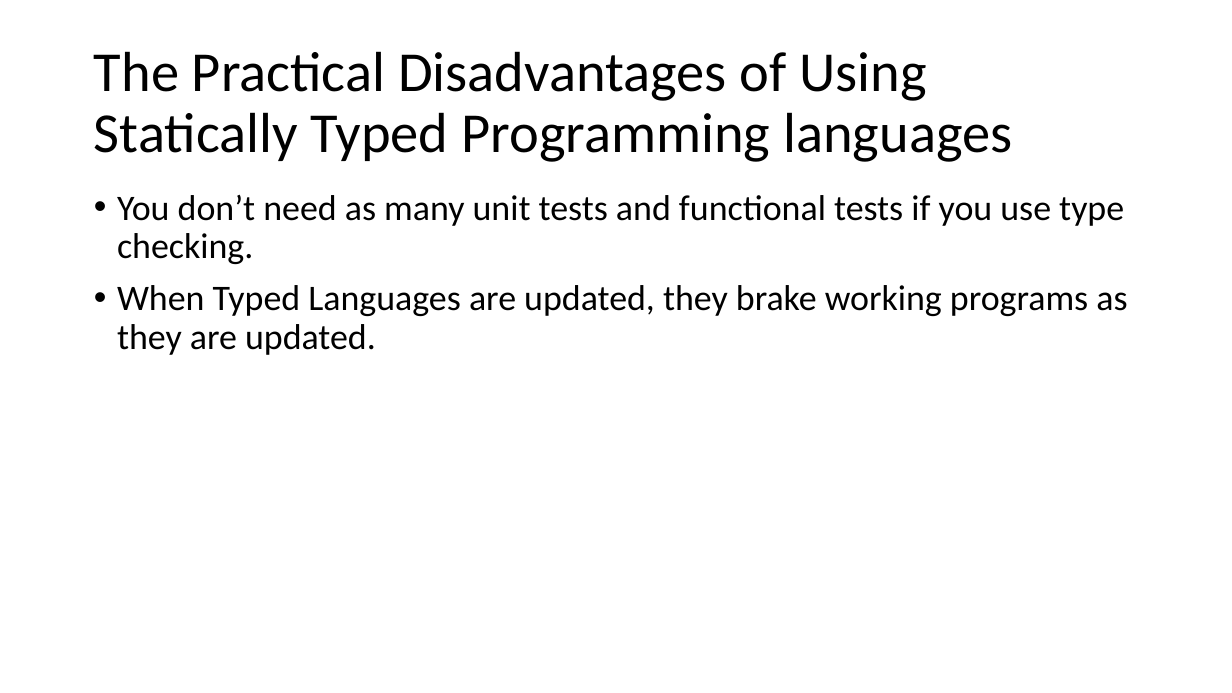
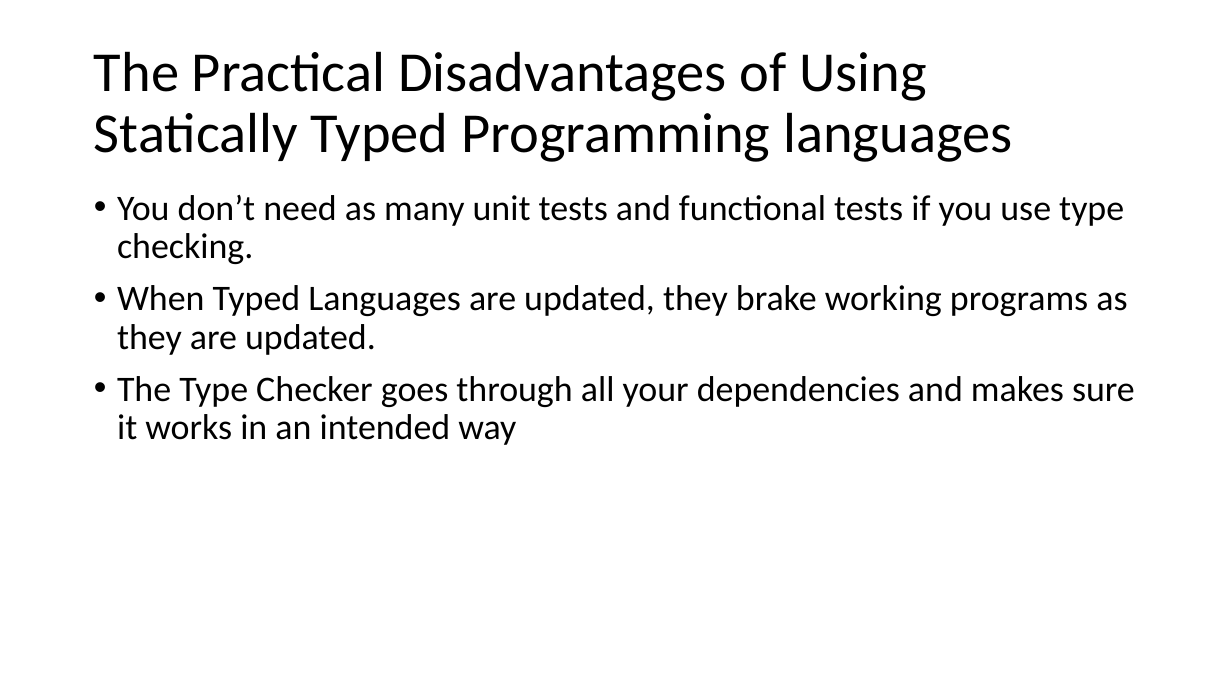
Before and after one commit to seanwestfall/algorithm_w_presentation, a slide deck: slide 6 of Presentation1.pptx. Drawn at 1232x693 pixels with LibreOffice and Linux fonts; fonts in the diff are those of the drawing. Boxes give left, top, right and bottom in pixels: in the first picture for what was removed or moved away, otherwise in the second. Text is boxed around its words. In the diff, an @@ line names an element or a change of style, - is before the commit and + after.

```diff
--- a/Presentation1.pptx
+++ b/Presentation1.pptx
@@ text at box(117, 376, 1135, 445): paragraph added @@
+• The Type Checker goes through all your dependencies and makes sure it works in an intended way
```
Also in this commit, not shown: 2 other slides changed, 2 slides added, 1 slide removed.
